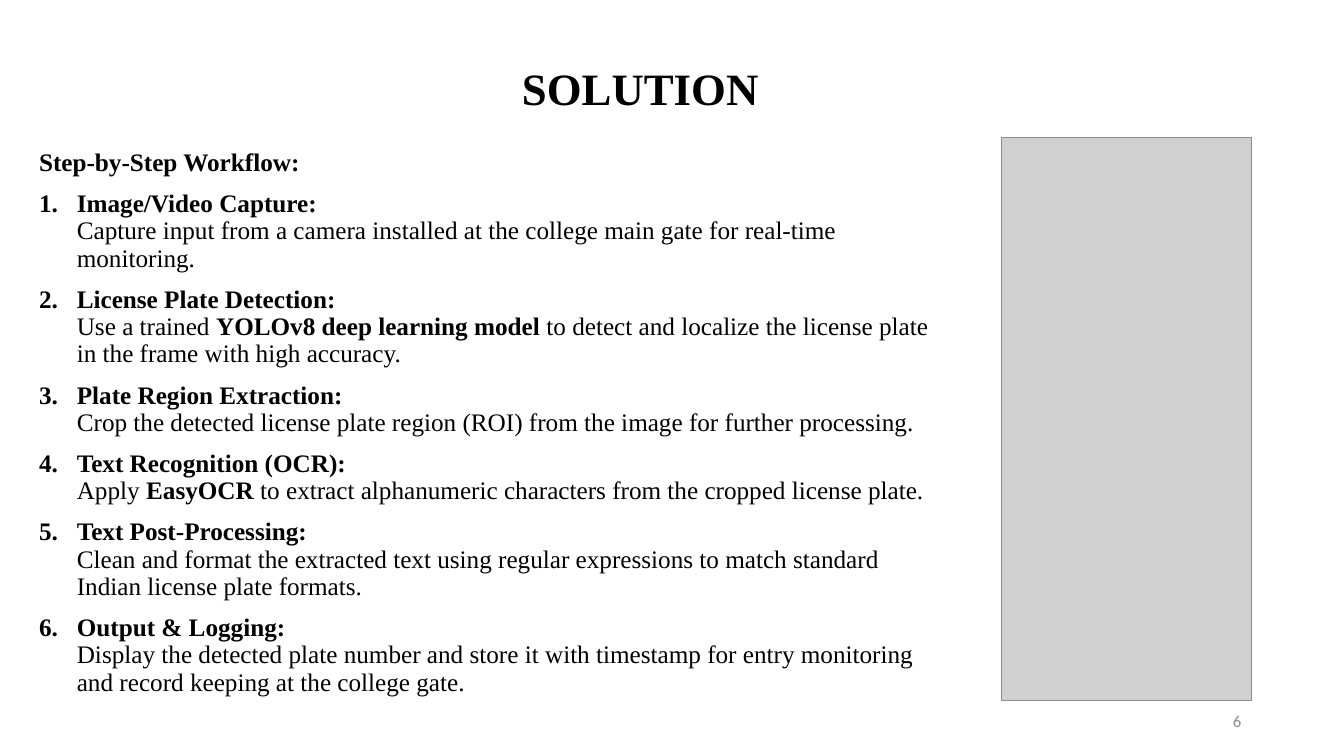
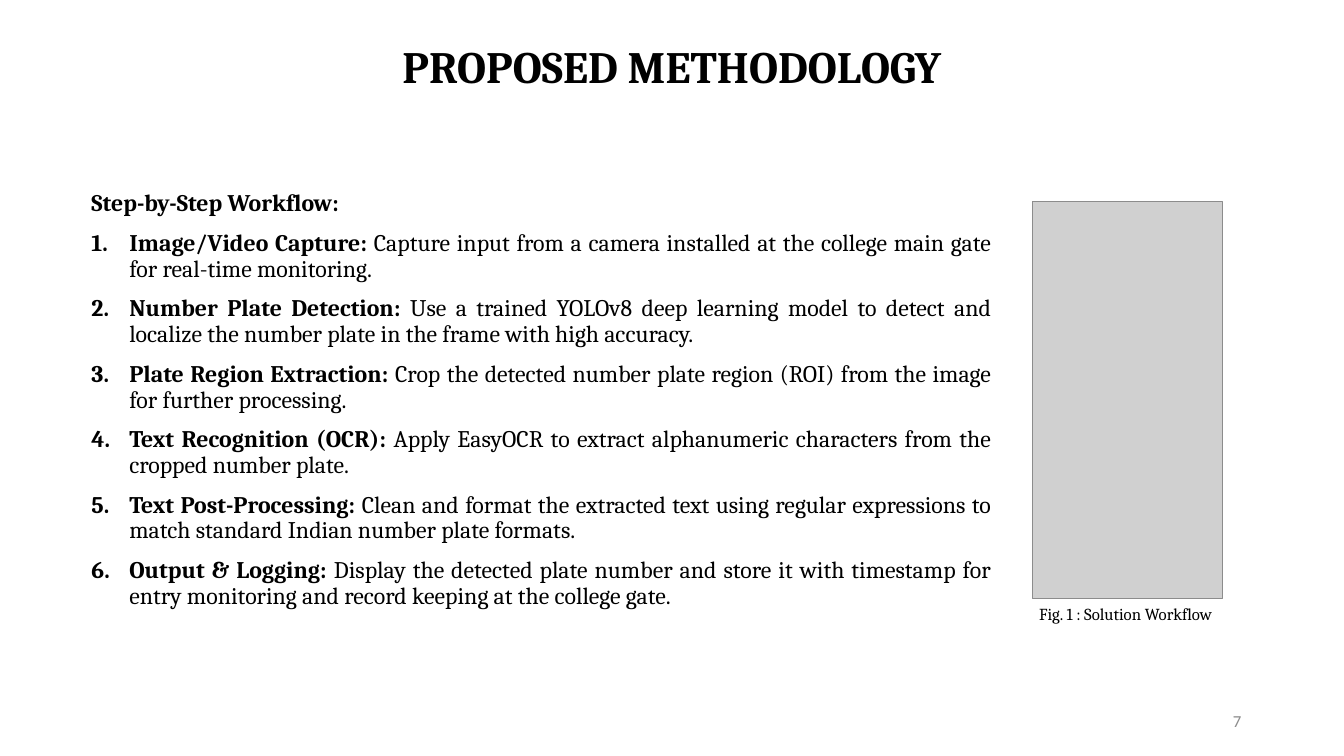
Before and after one commit to aryann-21/ALPR, a slide deck: slide 7 of MAJOR_PPT.pptx (slide 6 before the commit). Drawn at 1344x756 pixels with LibreOffice and Linux fonts; fonts in the diff are those of the drawing; grey boxes stand for pictures. Boxes give left, top, right and bottom in pixels: in the first picture for what was removed or moved away, otherwise in the second. Text is boxed around its words. In the diff, an @@ line names an element or a change of style, - is before the commit and + after.

```diff
--- a/MAJOR_PPT.pptx
+++ b/MAJOR_PPT.pptx
@@ title at [402,52,941,84]: text changed; font Times New Roman to Cambria @@
-SOLUTION
+PROPOSED METHODOLOGY
@@ text "Step-by-Step Workflow:": place and size @@
-text "Step-by-Step Workflow:" at [39,153,928,669]
+text "Step-by-Step Workflow:" at [91,194,991,609]
@@ text "Step-by-Step Workflow:" at [91,194,991,609]: vertical alignment top to middle @@
@@ text at [91,194,991,609]: size 18 to 17 pt, font Times New Roman to Cambria in "Step-by-Step Workflow:", "Image/Video Capture: Capture input from a camera ...", "Output & Logging: Display the detected plate ..."; alignment left to justified @@
@@ picture: place and size @@
-picture at [1002,138,1252,701]
+picture at [1032,202,1222,599]
@@ text at [129,299,991,543]: text changed; size 18 to 17 pt; font Times New Roman to Cambria @@
-2. License Plate Detection:
-   Use a trained YOLOv8 deep learning model to detect and localize the license plate in the frame with high accuracy.
-3. Plate Region Extraction:
-   Crop the detected license plate region (ROI) from the image for further processing.
-4. Text Recognition (OCR):
-   Apply EasyOCR to extract alphanumeric characters from the cropped license plate.
-5. Text Post-Processing:
-   Clean and format the extracted text using regular expressions to match standard Indian license plate formats.
+2. Number Plate Detection: Use a trained YOLOv8 deep learning model to detect and localize the number plate in the frame with high accuracy.
+3. Plate Region Extraction: Crop the detected number plate region (ROI) from the image for further processing.
+4. Text Recognition (OCR): Apply EasyOCR to extract alphanumeric characters from the cropped number plate.
+5. Text Post-Processing: Clean and format the extracted text using regular expressions to match standard Indian number plate formats.
@@ text added at [1039,608,1212,624], 12 pt, text #000000 @@
+Fig. 1 : Solution Workflow
@@ page number at [1233,716,1241,727]: text changed @@
-6
+7
```
Also in this commit, not shown: 3 other slides changed, 10 slides added, 9 slides removed, 1 other file.
